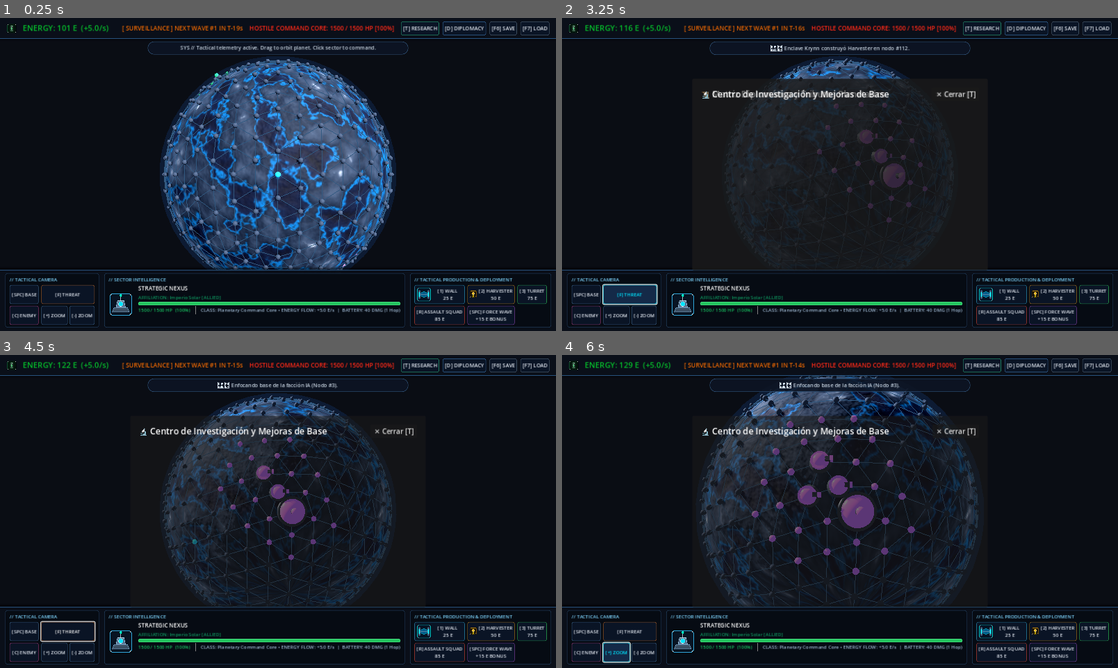
Above: before the commit, frames 1-4 (two rows, left to right).
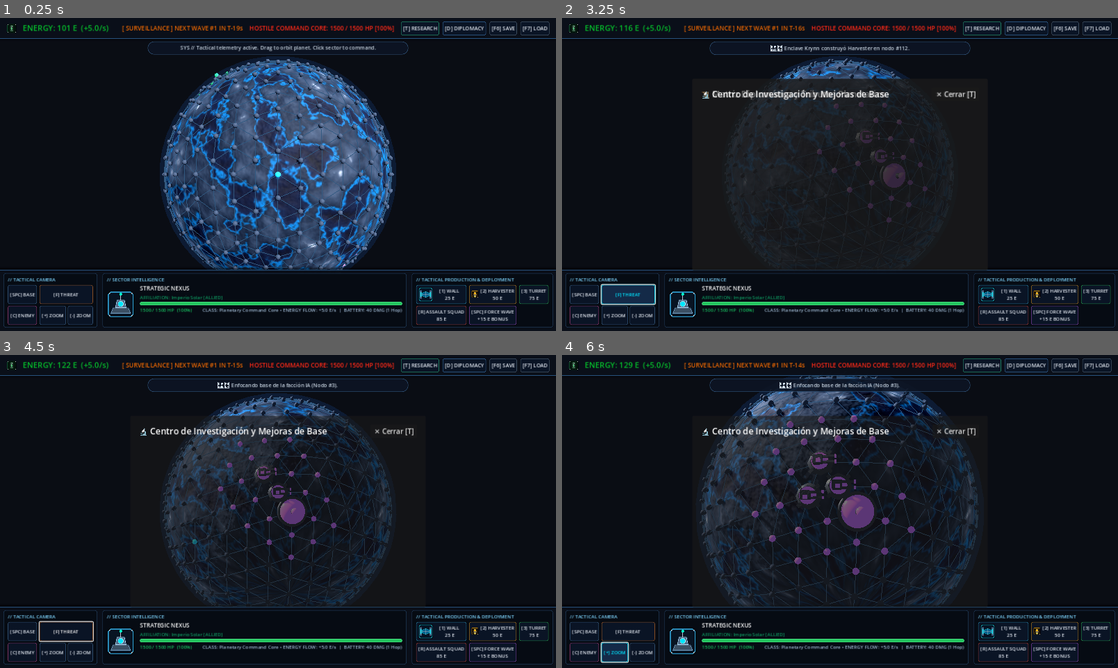
Above: after the commit, the same moments.

Repository: omarneyra/invassion
Game: Godot game, scene res://scenes/main.tscn
Same seed, same stepped clock (60 frames per second), same inputs: the game is played once before the commit and once after it.
Inputs (mouse positions are in pixels of both pictures, inside the frame that each line leads up to):
- Up to frame 1 (0.25 s): no input
- Up to frame 2 (3.25 s): click "[T] RESEARCH" at 0.5 s; click "[D] DIPLOMACY" at 1.25 s; click "[SPC] BASE" at 2 s; click "[F] THREAT" at 2.75 s
- Up to frame 3 (4.5 s): tap Enter at 3.5 s; move the mouse to (400, 495) at 3.52 s; hold D 3.53-4.25 s; tap B at 3.6 s; click (400, 495) at 3.67 s; tap Space at 3.77 s; drag from (166, 527) to (250, 574) at 4.27 s
- Up to frame 4 (6 s): click "[C] ENEMY" at 5 s; click "[+] ZOOM" at 5.75 s

The runs differ from the first frame. In frame 1, 2.2% of the frame differs, in the area x 0-100%, y 81-99%; in frame 2, 2.4%; in frame 3, 2.4%; in frame 4, 2.7%, in the area x 0-100%, y 30-99%.
Error in both runs: Invalid call. Nonexistent function 'add_theme_constants_override' in base 'HBoxContainer'. (res://scenes/main.gd:1074)

Commit message:
feat(graphics): integrate AI concept render into turret portrait, icon, and 3D twin railgun mesh

Diff:
--- a/scenes/main.tscn
+++ b/scenes/main.tscn
@@ -284,7 +284,7 @@
 theme_override_constants/separation = 12
 
 [node name="InspectorPortrait" type="TextureRect" parent="HUD/BottomConsole/HBox/InspectorBay/VBox/Content"]
-custom_minimum_size = Vector2(56, 56)
+custom_minimum_size = Vector2(64, 64)
 layout_mode = 2
 size_flags_vertical = 4
 expand_mode = 1
--- a/scenes/planet_view.gd
+++ b/scenes/planet_view.gd
@@ -23,6 +23,7 @@
 # Materiales de estructuras y unidades
 var mat_base_glow: StandardMaterial3D
 var mat_turret: StandardMaterial3D
+var mat_railgun_glow: StandardMaterial3D
 var mat_harvester: StandardMaterial3D
 var mat_wall: StandardMaterial3D
 var mat_alien_hive: StandardMaterial3D
@@ -152,6 +153,12 @@
 	mat_turret.roughness = 0.28
 	mat_turret.normal_enabled = true
 	mat_turret.normal_texture = panel_normal
+
+	mat_railgun_glow = StandardMaterial3D.new()
+	mat_railgun_glow.albedo_color = Color("#00e5ff")
+	mat_railgun_glow.emission_enabled = true
+	mat_railgun_glow.emission = Color("#00e5ff")
+	mat_railgun_glow.emission_energy_multiplier = 2.5
 
 	mat_harvester = StandardMaterial3D.new()
 	mat_harvester.albedo_color = Color("#f59e0b")
@@ -454,53 +461,87 @@
 		root.add_child(beacon)
 
 	elif btype == "turret":
-		# 1. Base cilíndrica blindada metálica
+		# 1. Base octogonal blindada con anillo de rotación
 		var base = MeshInstance3D.new()
 		var base_mesh = CylinderMesh.new()
-		base_mesh.top_radius = 0.24
-		base_mesh.bottom_radius = 0.32
-		base_mesh.height = 0.16
+		base_mesh.top_radius = 0.28
+		base_mesh.bottom_radius = 0.38
+		base_mesh.height = 0.12
+		base_mesh.radial_segments = 8
 		base.mesh = base_mesh
 		base.material_override = mat_turret
-		base.position = Vector3(0, 0.08, 0)
+		base.position = Vector3(0, 0.06, 0)
 		root.add_child(base)
 
-		# 2. ANILLO Y CAPUCHÓN LUMINOSO DE FACCIÓN (distinción visual total entre equipos)
-		var collar = MeshInstance3D.new()
-		var collar_mesh = CylinderMesh.new()
-		collar_mesh.top_radius = 0.26
-		collar_mesh.bottom_radius = 0.26
-		collar_mesh.height = 0.07
-		collar.mesh = collar_mesh
-		collar.material_override = fact_mat
-		collar.position = Vector3(0, 0.17, 0)
-		root.add_child(collar)
-
-		var cap = MeshInstance3D.new()
-		var cap_mesh = SphereMesh.new()
-		cap_mesh.radius = 0.18
-		cap_mesh.height = 0.22
-		cap.mesh = cap_mesh
-		cap.material_override = fact_mat
-		cap.position = Vector3(0, 0.24, 0)
-		root.add_child(cap)
-
-		# 3. Cañón gemelo con bocas de fuego del color de la facción
-		var gun = MeshInstance3D.new()
-		var box_mesh = BoxMesh.new()
-		box_mesh.size = Vector3(0.12, 0.10, 0.40)
-		gun.mesh = box_mesh
-		gun.material_override = mat_turret
-		gun.position = Vector3(0, 0.23, 0.14)
-		root.add_child(gun)
-
-		var muzzle = MeshInstance3D.new()
-		var muzzle_box = BoxMesh.new()
-		muzzle_box.size = Vector3(0.14, 0.12, 0.08)
-		muzzle.mesh = muzzle_box
-		muzzle.material_override = fact_mat
-		muzzle.position = Vector3(0, 0.23, 0.34)
-		root.add_child(muzzle)
+		# 4 Patas / Zapatas de Anclaje Geodésico
+		for i in range(4):
+			var angle = i * (PI / 2.0) + (PI / 4.0)
+			var outrigger = MeshInstance3D.new()
+			var leg_mesh = BoxMesh.new()
+			leg_mesh.size = Vector3(0.09, 0.08, 0.18)
+			outrigger.mesh = leg_mesh
+			outrigger.material_override = mat_turret
+			outrigger.position = Vector3(cos(angle) * 0.34, 0.04, sin(angle) * 0.34)
+			outrigger.rotation.y = -angle + PI/2.0
+			root.add_child(outrigger)
+
+		# Anillo de rotación de facción
+		var ring = MeshInstance3D.new()
+		var r_mesh = CylinderMesh.new()
+		r_mesh.top_radius = 0.24
+		r_mesh.bottom_radius = 0.24
+		r_mesh.height = 0.05
+		ring.mesh = r_mesh
+		ring.material_override = fact_mat
+		ring.position = Vector3(0, 0.13, 0)
+		root.add_child(ring)
+
+		# 2. Cabina Blindada de Mando y Sensor Óptico
+		var cabin = MeshInstance3D.new()
+		var cabin_mesh = BoxMesh.new()
+		cabin_mesh.size = Vector3(0.24, 0.18, 0.26)
+		cabin.mesh = cabin_mesh
+		cabin.material_override = mat_turret
+		cabin.position = Vector3(0, 0.22, -0.04)
+		root.add_child(cabin)
+
+		var sensor_pod = MeshInstance3D.new()
+		var sensor_mesh = BoxMesh.new()
+		sensor_mesh.size = Vector3(0.10, 0.08, 0.12)
+		sensor_pod.mesh = sensor_mesh
+		sensor_pod.material_override = fact_mat
+		sensor_pod.position = Vector3(-0.06, 0.33, -0.02)
+		root.add_child(sensor_pod)
+
+		# 3. Cañones Gemelos de Riel (Twin Pulse Railguns)
+		var barrel_offsets = [-0.08, 0.08]
+		for bx in barrel_offsets:
+			# Tubo del cañón exterior
+			var barrel = MeshInstance3D.new()
+			var b_mesh = BoxMesh.new()
+			b_mesh.size = Vector3(0.06, 0.06, 0.46)
+			barrel.mesh = b_mesh
+			barrel.material_override = mat_turret
+			barrel.position = Vector3(bx, 0.22, 0.20)
+			root.add_child(barrel)
+
+			# Riel de plasma luminoso interno
+			var rail = MeshInstance3D.new()
+			var rail_mesh = BoxMesh.new()
+			rail_mesh.size = Vector3(0.03, 0.04, 0.40)
+			rail.mesh = rail_mesh
+			rail.material_override = mat_railgun_glow
+			rail.position = Vector3(bx, 0.22, 0.20)
+			root.add_child(rail)
+
+			# Boca del cañón (Muzzle)
+			var muzzle = MeshInstance3D.new()
+			var m_mesh = BoxMesh.new()
+			m_mesh.size = Vector3(0.08, 0.08, 0.05)
+			muzzle.mesh = m_mesh
+			muzzle.material_override = fact_mat
+			muzzle.position = Vector3(bx, 0.22, 0.44)
+			root.add_child(muzzle)
 
 	elif btype == "harvester":
 		# Extractor minero con núcleo y aros del color de la facción
Binary file changed: assets/ui/icons/icon_turret.png
Binary file changed: assets/ui/portraits/portrait_turret.png
